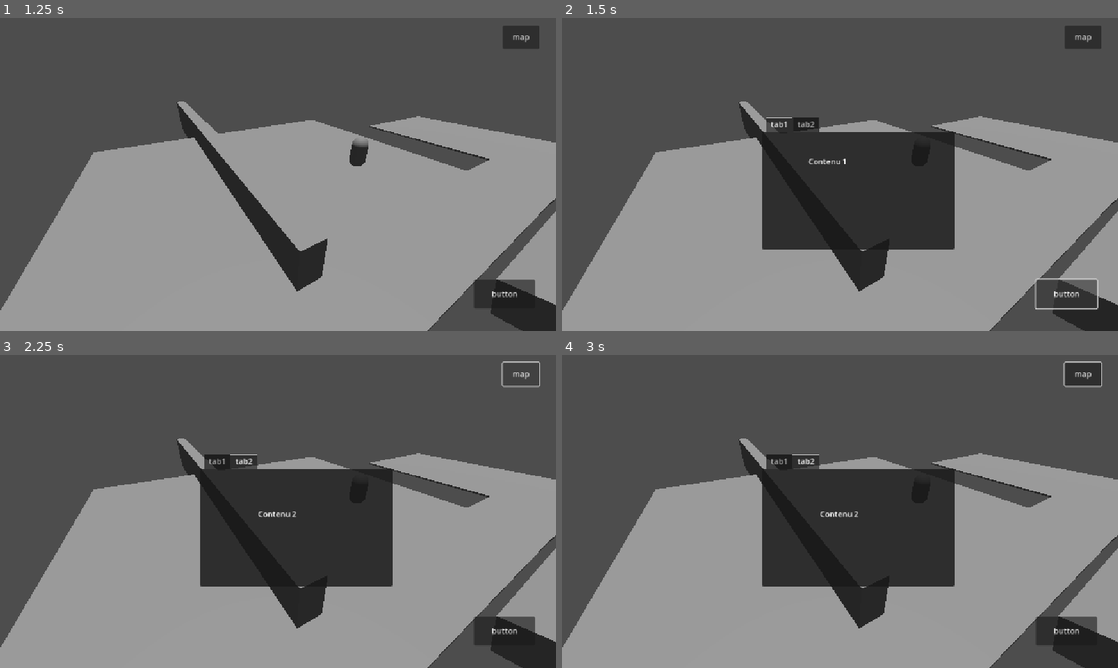
Above: before the commit, frames 1-4 (two rows, left to right).
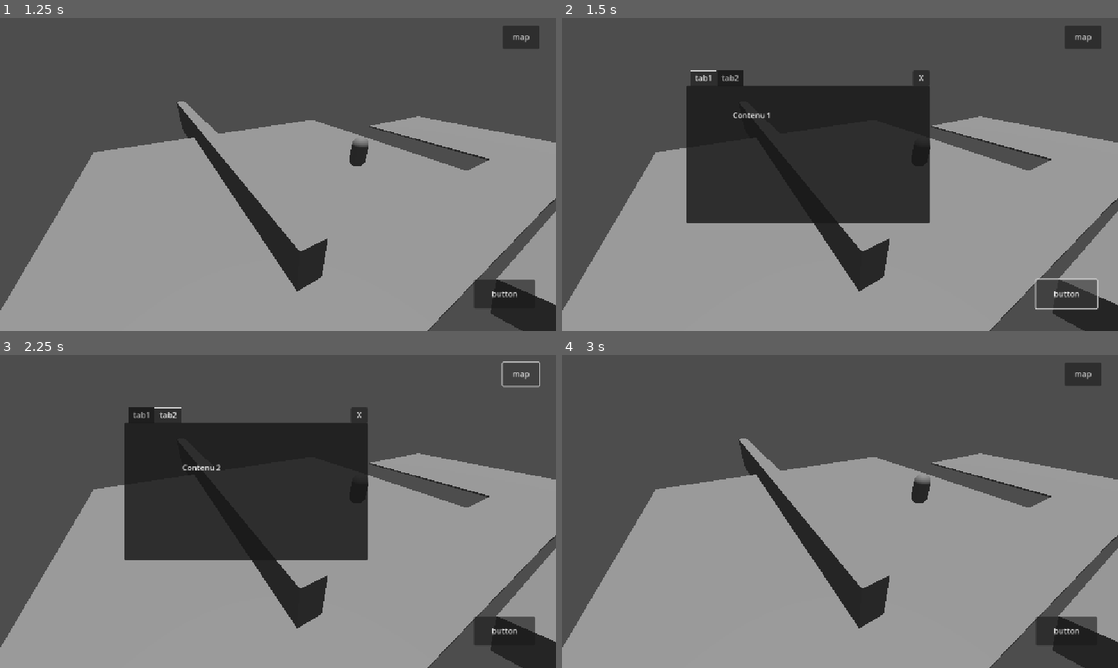
Above: after the commit, the same moments.

Repository: MateoChicano/Journey-starts-here
Game: Godot game, scene res://scenes/Menus/title_screen.tscn
Two runs of this game, one before a commit and one after it. Both use one fixed random seed, a clock stepped at 60 frames per second and the inputs below.
Inputs (mouse positions are in pixels of both pictures, inside the frame that each line leads up to):
- Up to frame 1 (1.25 s): click "Play" at 0.5 s
- Up to frame 2 (1.5 s): click "button" at 1.25 s
- Up to frame 3 (2.25 s): click "map" at 2 s
- Up to frame 4 (3 s): click (923, 414) at 2.75 s, where only the run after the commit has a clickable "X"

Frame 1 is identical in both runs. In frame 2, 14% of the frame differs, in the area x 22-71%, y 16-74%; in frame 3, 14%; in frame 4, 12%.

Commit message:
mouse on inventory skip le mouvement

Diff:
--- a/journey-start-here/scenes/Menus/hud.tscn
+++ b/journey-start-here/scenes/Menus/hud.tscn
@@ -1,6 +1,9 @@
-[gd_scene load_steps=2 format=3 uid="uid://bn6bw6iuuckhv"]
+[gd_scene load_steps=3 format=3 uid="uid://bn6bw6iuuckhv"]
 
 [ext_resource type="Script" uid="uid://cjrltkrpjcbrh" path="res://scripts/hud.gd" id="1_3fgt4"]
+
+[sub_resource type="RectangleShape2D" id="RectangleShape2D_3fgt4"]
+size = Vector2(535, 342)
 
 [node name="HUD" type="Control" groups=["HUD"]]
 layout_mode = 3
@@ -15,40 +18,6 @@
 offset_bottom = 601.0
 text = "button"
 
-[node name="general menu" type="TabContainer" parent="."]
-layout_mode = 0
-offset_left = 414.0
-offset_top = 204.0
-offset_right = 812.0
-offset_bottom = 478.0
-mouse_filter = 0
-current_tab = 0
-
-[node name="tab1" type="Panel" parent="general menu"]
-layout_mode = 2
-metadata/_tab_index = 0
-
-[node name="Label" type="Label" parent="general menu/tab1"]
-layout_mode = 0
-offset_left = 96.0
-offset_top = 49.0
-offset_right = 274.0
-offset_bottom = 161.0
-text = "Contenu 1"
-
-[node name="tab2" type="Panel" parent="general menu"]
-visible = false
-layout_mode = 2
-metadata/_tab_index = 1
-
-[node name="Label" type="Label" parent="general menu/tab2"]
-layout_mode = 0
-offset_left = 120.0
-offset_top = 81.0
-offset_right = 241.0
-offset_bottom = 145.0
-text = "Contenu 2"
-
 [node name="map toggle" type="Button" parent="."]
 layout_mode = 0
 offset_left = 1041.0
@@ -57,11 +26,58 @@
 offset_bottom = 63.0
 text = "map"
 
+[node name="menu container" type="Area2D" parent="."]
+position = Vector2(257, 108)
+
+[node name="CollisionShape2D" type="CollisionShape2D" parent="menu container"]
+position = Vector2(257.5, 161)
+shape = SubResource("RectangleShape2D_3fgt4")
+
+[node name="general menu" type="TabContainer" parent="menu container"]
+offset_right = 504.0
+offset_bottom = 316.0
+mouse_filter = 0
+current_tab = 0
+
+[node name="tab1" type="Panel" parent="menu container/general menu"]
+layout_mode = 2
+metadata/_tab_index = 0
+
+[node name="Label" type="Label" parent="menu container/general menu/tab1"]
+layout_mode = 0
+offset_left = 96.0
+offset_top = 49.0
+offset_right = 274.0
+offset_bottom = 161.0
+text = "Contenu 1"
+
+[node name="tab2" type="Panel" parent="menu container/general menu"]
+visible = false
+layout_mode = 2
+metadata/_tab_index = 1
+
+[node name="Label" type="Label" parent="menu container/general menu/tab2"]
+layout_mode = 0
+offset_left = 120.0
+offset_top = 81.0
+offset_right = 241.0
+offset_bottom = 145.0
+text = "Contenu 2"
+
+[node name="quit_menu" type="Button" parent="menu container"]
+offset_left = 469.0
+offset_right = 504.0
+offset_bottom = 31.0
+size_flags_horizontal = 8
+size_flags_vertical = 0
+text = "  X  "
+
 [connection signal="mouse_entered" from="Inventory toggle" to="." method="hover_gui"]
 [connection signal="mouse_exited" from="Inventory toggle" to="." method="off_gui"]
 [connection signal="pressed" from="Inventory toggle" to="." method="on_inventory_pressed"]
-[connection signal="mouse_entered" from="general menu/tab1" to="." method="hover_gui"]
-[connection signal="mouse_exited" from="general menu/tab1" to="." method="off_gui"]
-[connection signal="mouse_entered" from="general menu/tab2" to="." method="hover_gui"]
-[connection signal="mouse_exited" from="general menu/tab2" to="." method="off_gui"]
+[connection signal="mouse_entered" from="map toggle" to="." method="hover_gui"]
+[connection signal="mouse_exited" from="map toggle" to="." method="off_gui"]
 [connection signal="pressed" from="map toggle" to="." method="on_map_pressed"]
+[connection signal="mouse_entered" from="menu container" to="." method="hover_gui"]
+[connection signal="mouse_exited" from="menu container" to="." method="off_gui"]
+[connection signal="pressed" from="menu container/quit_menu" to="." method="_on_quit_menu_pressed"]
--- a/journey-start-here/scenes/levels/test_level.tscn
+++ b/journey-start-here/scenes/levels/test_level.tscn
@@ -170,6 +170,8 @@
 
 [node name="NPC" parent="." instance=ExtResource("4_v45ci")]
 transform = Transform3D(1, 0, 0, 0, 1, 0, 0, 0, 1, -9.19325, 1.02701, 7.79173)
+npc_name = "container-man"
+dialog = "le tabContainer contient les tab "
 
 [editable path="trigger salle"]
 [editable path="trigger salle 1"]
--- a/journey-start-here/scripts/hud.gd
+++ b/journey-start-here/scripts/hud.gd
@@ -1,31 +1,39 @@
 class_name hud extends Control
 
 @onready var player : Player = get_tree().get_first_node_in_group("Player")
-@onready var menu_gen : TabContainer = get_node("general menu")
+@onready var contain_menu : Node = get_node("menu container")
+@onready var menu_gen : TabContainer = contain_menu.get_node("general menu")
 
 
 func _ready() -> void :
-	menu_gen.hide()
+	contain_menu.hide()
+	menu_gen.show()
 
 func on_inventory_pressed() -> void:
-	if !menu_gen.visible :
-		menu_gen.show()
+	if !contain_menu.visible :
+		contain_menu.show()
+
 	else :
 		if menu_gen.current_tab == 0 :
-			menu_gen.hide()
+			contain_menu.hide()
 	menu_gen.current_tab = 0
 
 
 func on_map_pressed() -> void:
-	if !menu_gen.visible :
-		menu_gen.show()
+	if !contain_menu.visible :
+		contain_menu.show()
 	else :
 		if menu_gen.current_tab == 1 :
-			menu_gen.hide()
+			contain_menu.hide()
 	menu_gen.current_tab = 1
 
 func hover_gui() -> void:
 	player.skip_move = true
+	print(player.skip_move)
 
 func off_gui() -> void:
 	player.skip_move = false
+	print(player.skip_move)
+
+func _on_quit_menu_pressed() -> void :
+	contain_menu.hide()
--- a/journey-start-here/scripts/pause_menu.gd
+++ b/journey-start-here/scripts/pause_menu.gd
@@ -4,8 +4,8 @@
 
 func _input(_event:InputEvent) -> void:
 	if Input.is_action_just_pressed("escape") :
-		if HUD.menu_gen.visible :
-			HUD.menu_gen.hide()
+		if HUD.contain_menu.visible :
+			HUD.contain_menu.hide()
 		else :
 			if get_tree().paused :
 				self.quit_menu.call_deferred()
